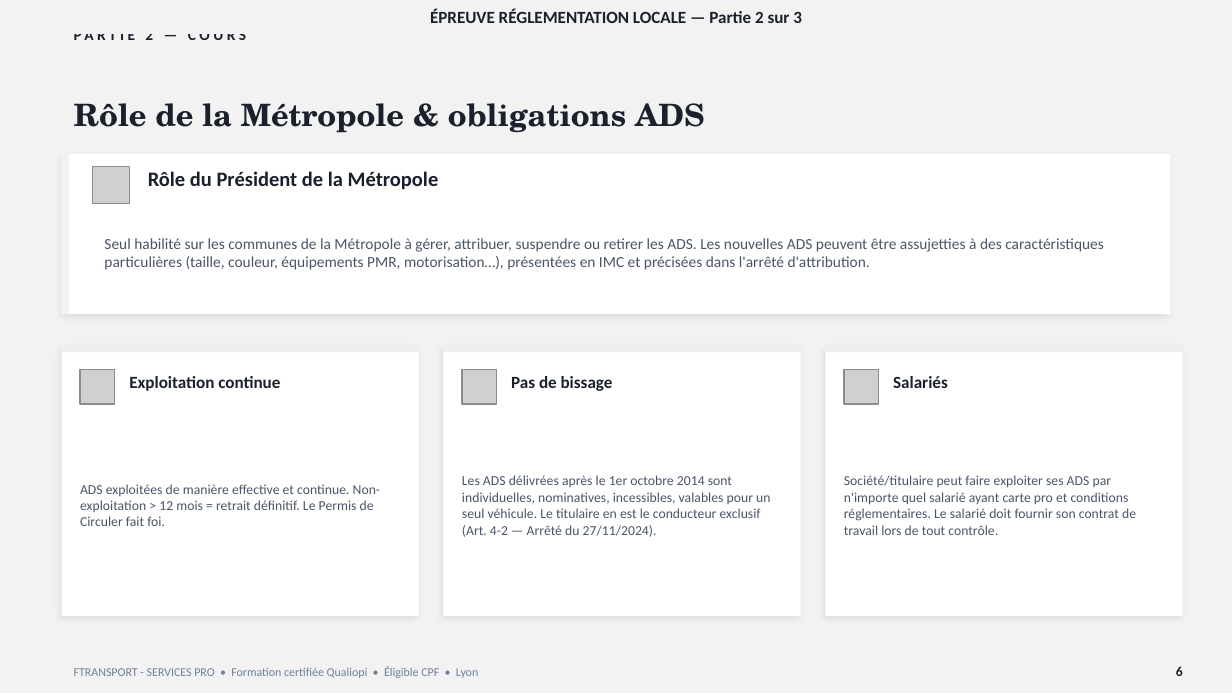
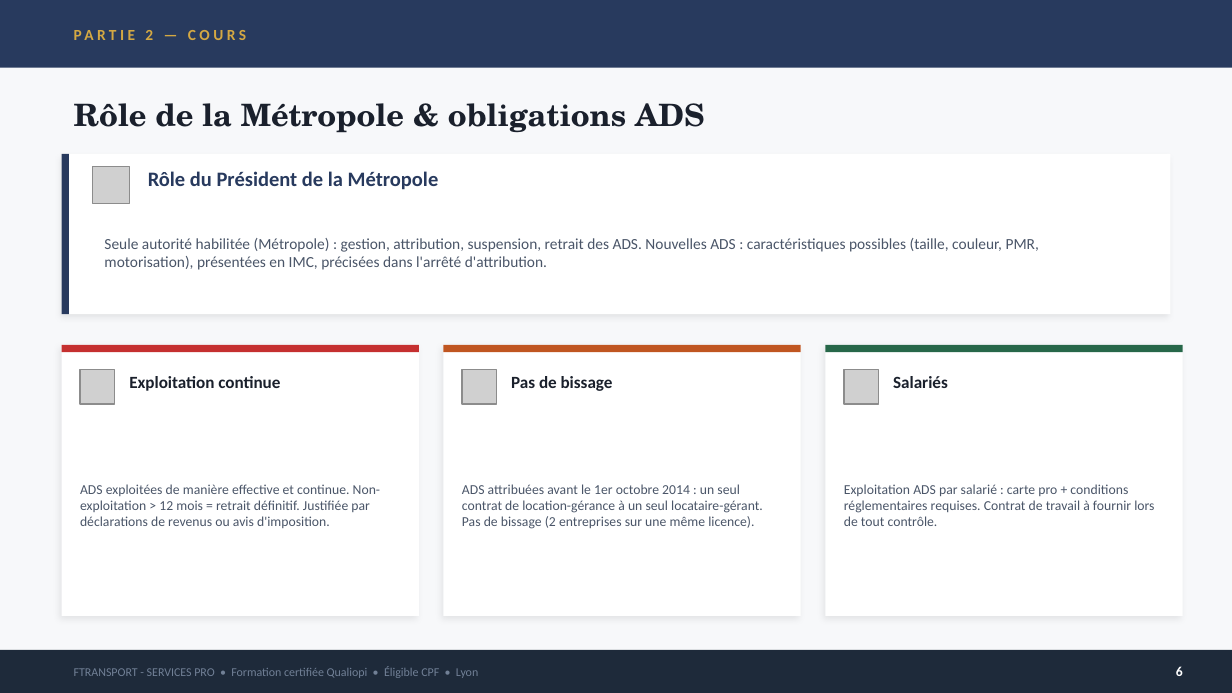
Before and after one commit to nanouf69/insight-learn-manage, a slide deck: slide 6 of public/cours/vtc/F_Locale_2.pptx. Drawn at 1232x693 pixels with LibreOffice and Linux fonts; fonts in the diff are those of the drawing; grey boxes stand for pictures. Boxes give left, top, right and bottom in pixels: in the first picture for what was removed or moved away, otherwise in the second. Text is boxed around its words. In the diff, an @@ line names an element or a change of style, - is before the commit and + after.

```diff
--- a/public/cours/vtc/F_Locale_2.pptx
+++ b/public/cours/vtc/F_Locale_2.pptx
@@ background #F2F2F2 to #F7F8FA @@
@@ rectangle added at <box>0,0,1232,68</box>, fill #283A5E @@
@@ text "PARTIE 2 — COURS" at <box>145,30,153,40</box>: text colour #1A202C to #D4A843 @@
@@ text removed at <box>430,9,802,23</box> @@
-ÉPREUVE RÉGLEMENTATION LOCALE — Partie 2 sur 3
@@ rectangle at <box>62,154,69,314</box>: fill #F2F2F2 to #283A5E @@
@@ text "Rôle du Président de la ..." at <box>148,171,439,190</box>: text colour #1A202C to #283A5E @@
@@ text at <box>104,238,1039,270</box>: text changed @@
-Seul habilité sur les communes de la Métropole à gérer, attribuer, suspendre ou retirer les ADS. Les nouvelles ADS peuvent être assujetties à des caractéristiques particulières (taille, couleur, équipements PMR, motorisation…), présentées en IMC et précisées dans l'arrêté d'attribution.
+Seule autorité habilitée (Métropole) : gestion, attribution, suspension, retrait des ADS. Nouvelles ADS : caractéristiques possibles (taille, couleur, PMR, motorisation), présentées en IMC, précisées dans l'arrêté d'attribution.
@@ rectangle at <box>62,345,419,352</box>: fill #EEEEEE to #C53030 @@
@@ rectangle at <box>444,345,801,352</box>: fill #EEEEEE to #C05621 @@
@@ rectangle at <box>825,345,1183,352</box>: fill #EEEEEE to #276749 @@
@@ text at <box>80,484,381,528</box>: text changed @@
-ADS exploitées de manière effective et continue. Non-exploitation > 12 mois = retrait définitif. Le Permis de Circuler fait foi.
+ADS exploitées de manière effective et continue. Non-exploitation > 12 mois = retrait définitif. Justifiée par déclarations de revenus ou avis d'imposition.
@@ text at <box>462,484,763,529</box>: text changed @@
-Les ADS délivrées après le 1er octobre 2014 sont individuelles, nominatives, incessibles, valables pour un seul véhicule. Le titulaire en est le conducteur exclusif (Art. 4-2 — Arrêté du 27/11/2024).
+ADS attribuées avant le 1er octobre 2014 : un seul contrat de location-gérance à un seul locataire-gérant. Pas de bissage (2 entreprises sur une même licence).
@@ text at <box>844,484,1154,526</box>: text changed @@
-Société/titulaire peut faire exploiter ses ADS par n'importe quel salarié ayant carte pro et conditions réglementaires. Le salarié doit fournir son contrat de travail lors de tout contrôle.
+Exploitation ADS par salarié : carte pro + conditions réglementaires requises. Contrat de travail à fournir lors de tout contrôle.
@@ rectangle at <box>0,650,1232,693</box>: fill #F2F2F2 to #1E2A3A @@
@@ text "6" at <box>1176,666,1183,676</box>: text colour #1A202C to #FFFFFF @@
```
Also in this commit, not shown: 13 other slides changed, 3 other files.
